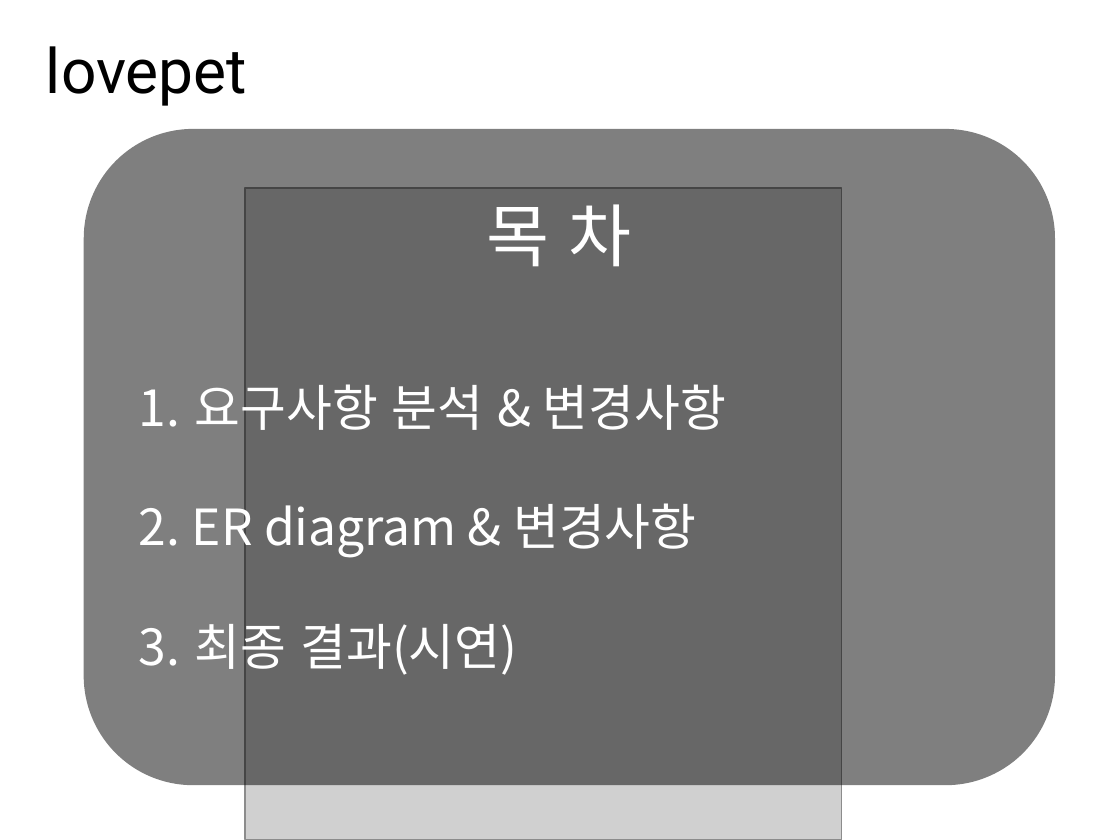
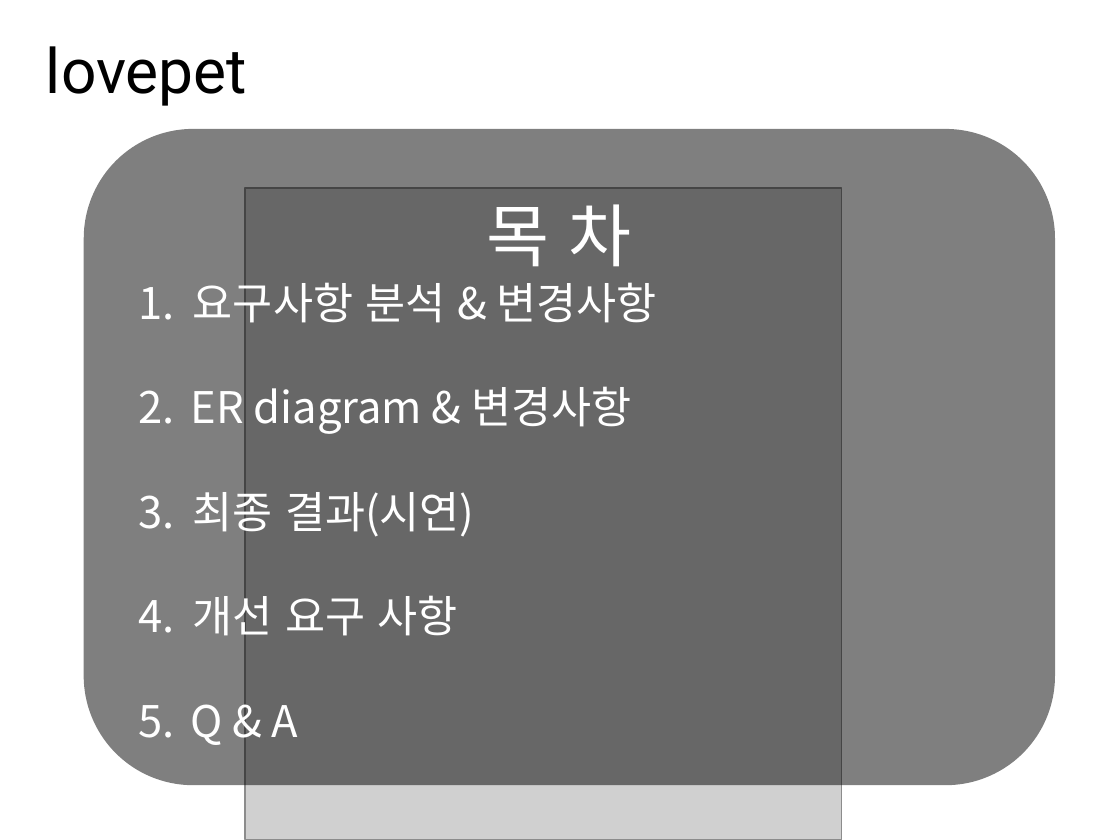
Before and after one commit to JeonBot/DB16_LovePet, a slide deck: slide 2 of LOVEPET_1조(최종).pptx. Drawn at 1120x840 pixels with LibreOffice and Linux fonts; fonts in the diff are those of the drawing; grey boxes stand for pictures. Boxes give left, top, right and bottom in pixels: in the first picture for what was removed or moved away, otherwise in the second. Text is boxed around its words. In the diff, an @@ line names an element or a change of style, - is before the commit and + after.

```diff
--- a/LOVEPET_1조(최종).pptx
+++ b/LOVEPET_1조(최종).pptx
@@ text at (x1=191, y1=282, x2=657, y2=539): size 32 to 28 pt in "요구사항 분석 & 변경사항", "ER diagram & 변경사항", "최종 결과(시연)" @@
@@ text at (x1=191, y1=588, x2=457, y2=745): paragraphs added @@
+4. 개선 요구 사항
+5. Q & A
```
Also in this commit, not shown: 1 other slide changed, 1 slide added, 21 other files.
